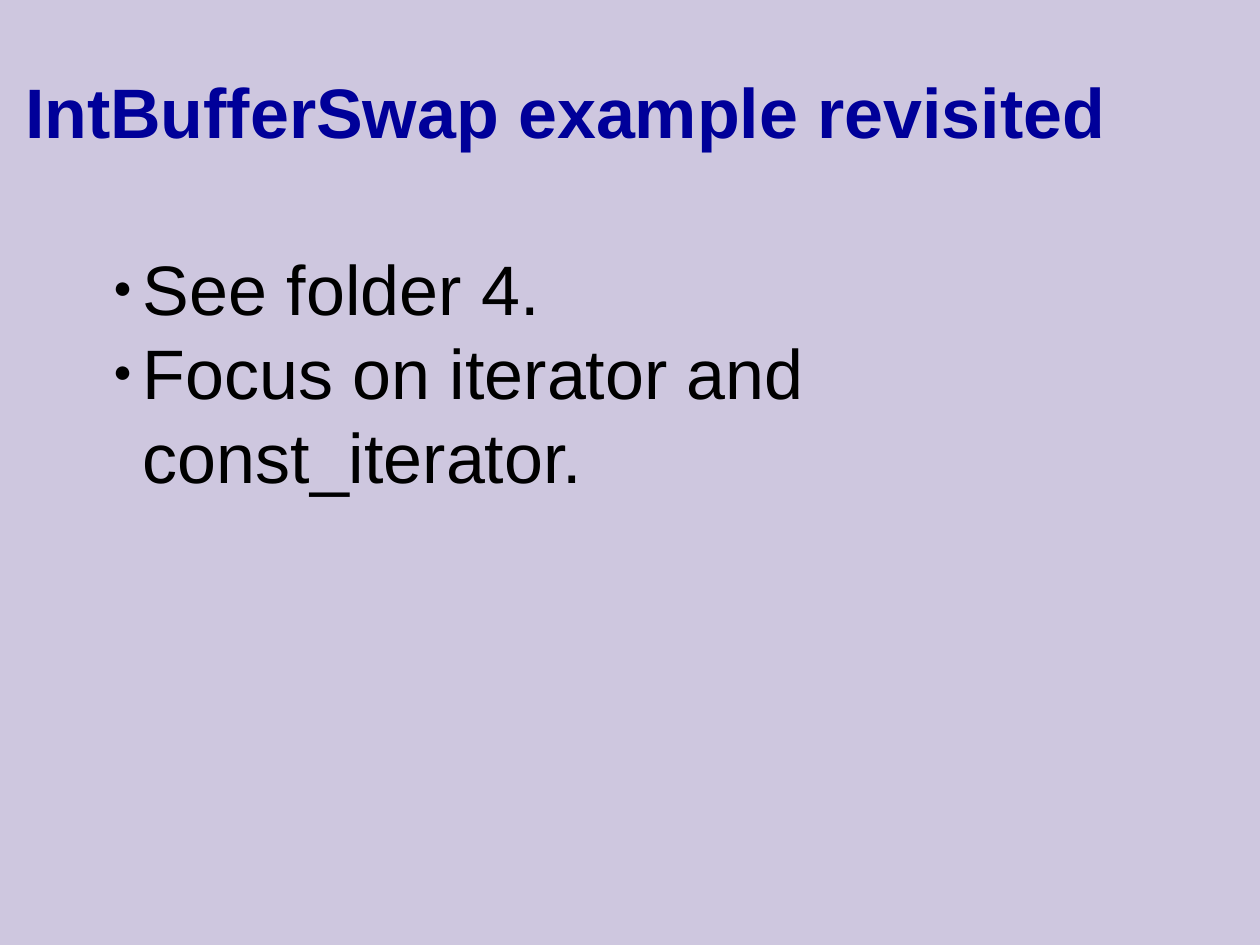
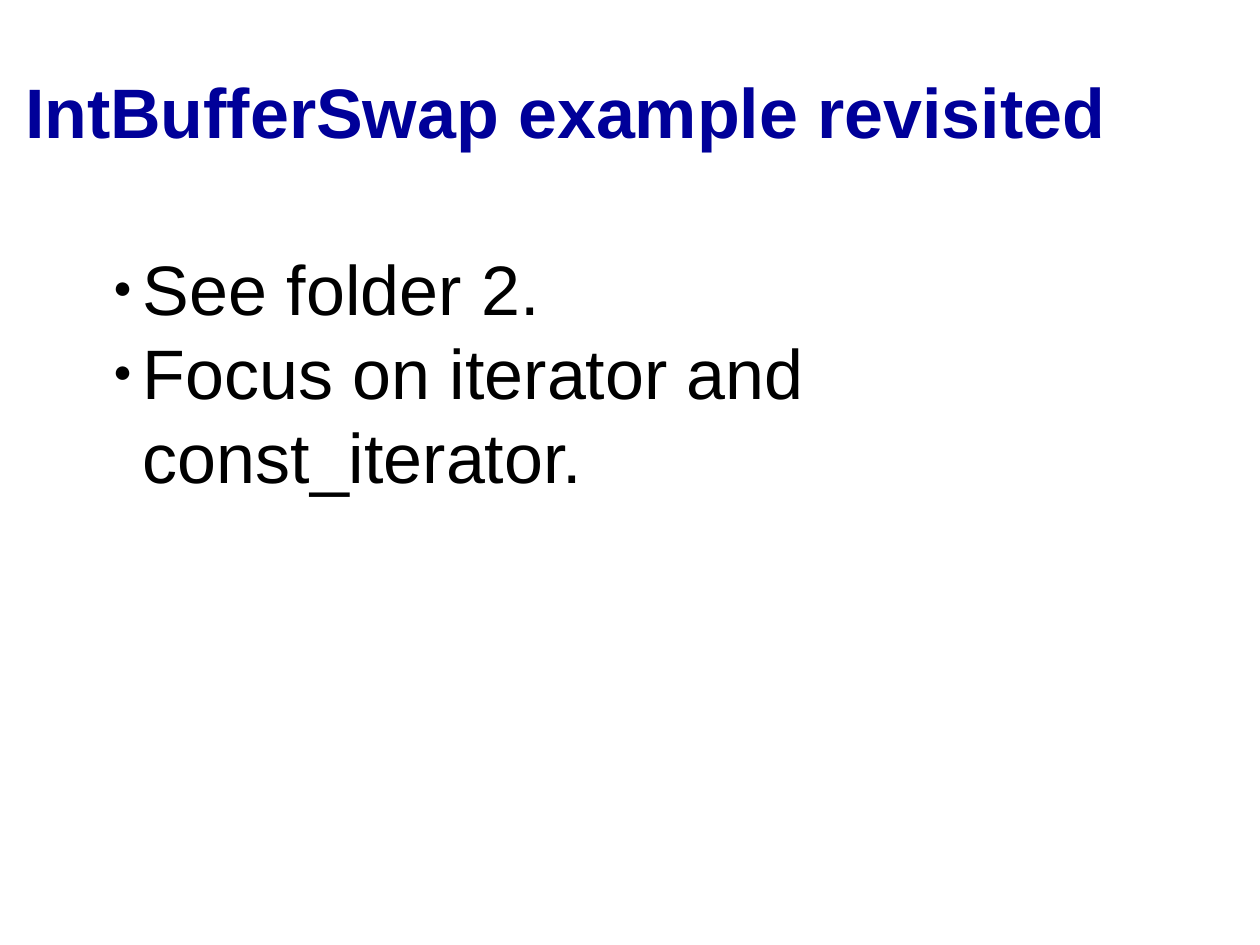
Before and after one commit to cpp-at-ariel/cpp-5779, a slide deck: slide 14 of 11-stl-algorithms/slides-iterators.odp (slide 13 before the commit). Drawn at 1260x945 pixels with LibreOffice and Linux fonts; fonts in the diff are those of the drawing. Boxes give left, top, right and bottom in pixels: in the first picture for what was removed or moved away, otherwise in the second. Text is boxed around its words. In the diff, an @@ line names an element or a change of style, - is before the commit and + after.

```diff
--- a/11-stl-algorithms/slides-iterators.odp
+++ b/11-stl-algorithms/slides-iterators.odp
@@ background #CEC7DF to #FFFFFF @@
@@ text at box(143, 264, 539, 316): text changed @@
-● See folder 4.
+● See folder 2.
```
Also in this commit, not shown: 33 other slides changed, 1 slide added, 1 slide removed, 5 other files.
